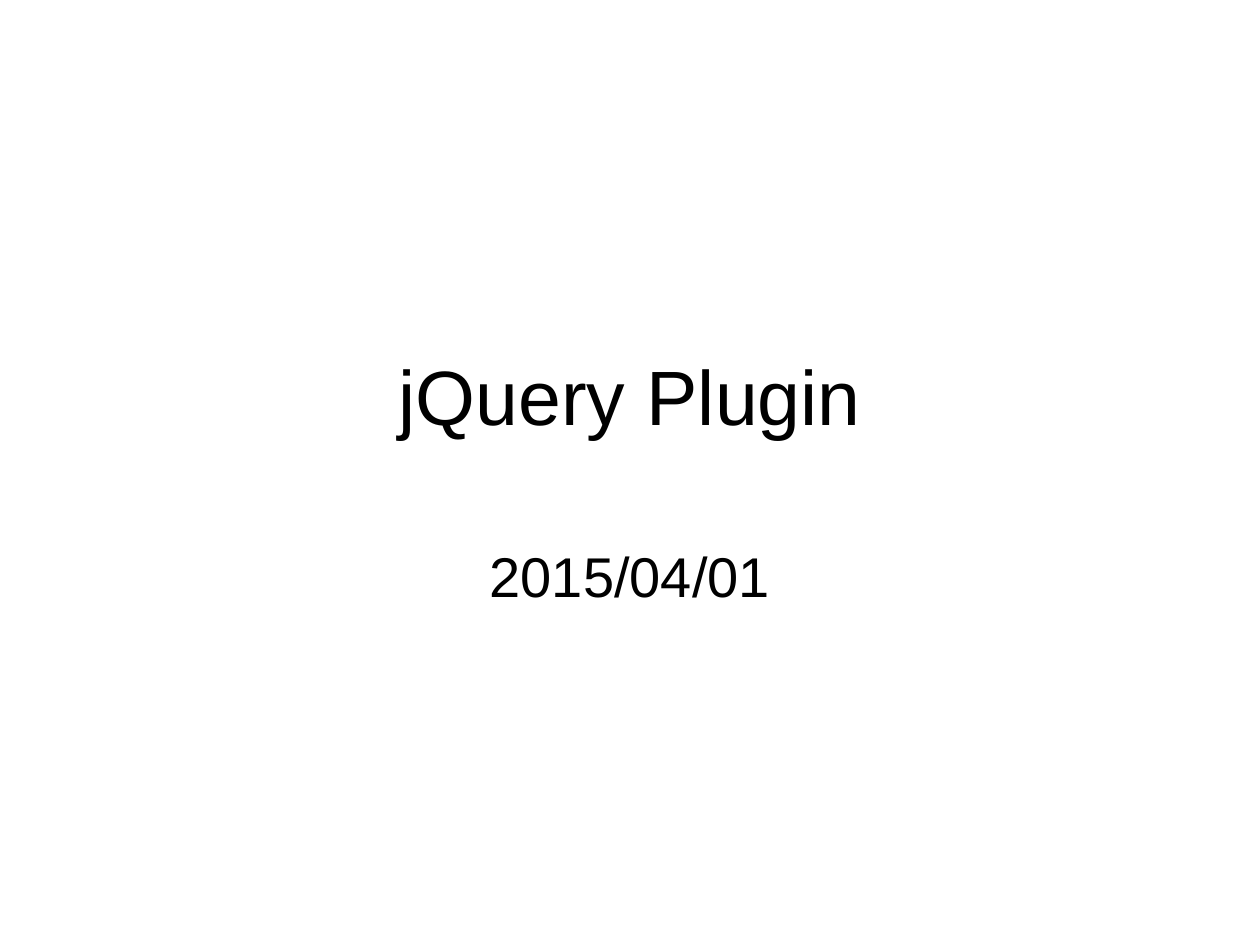
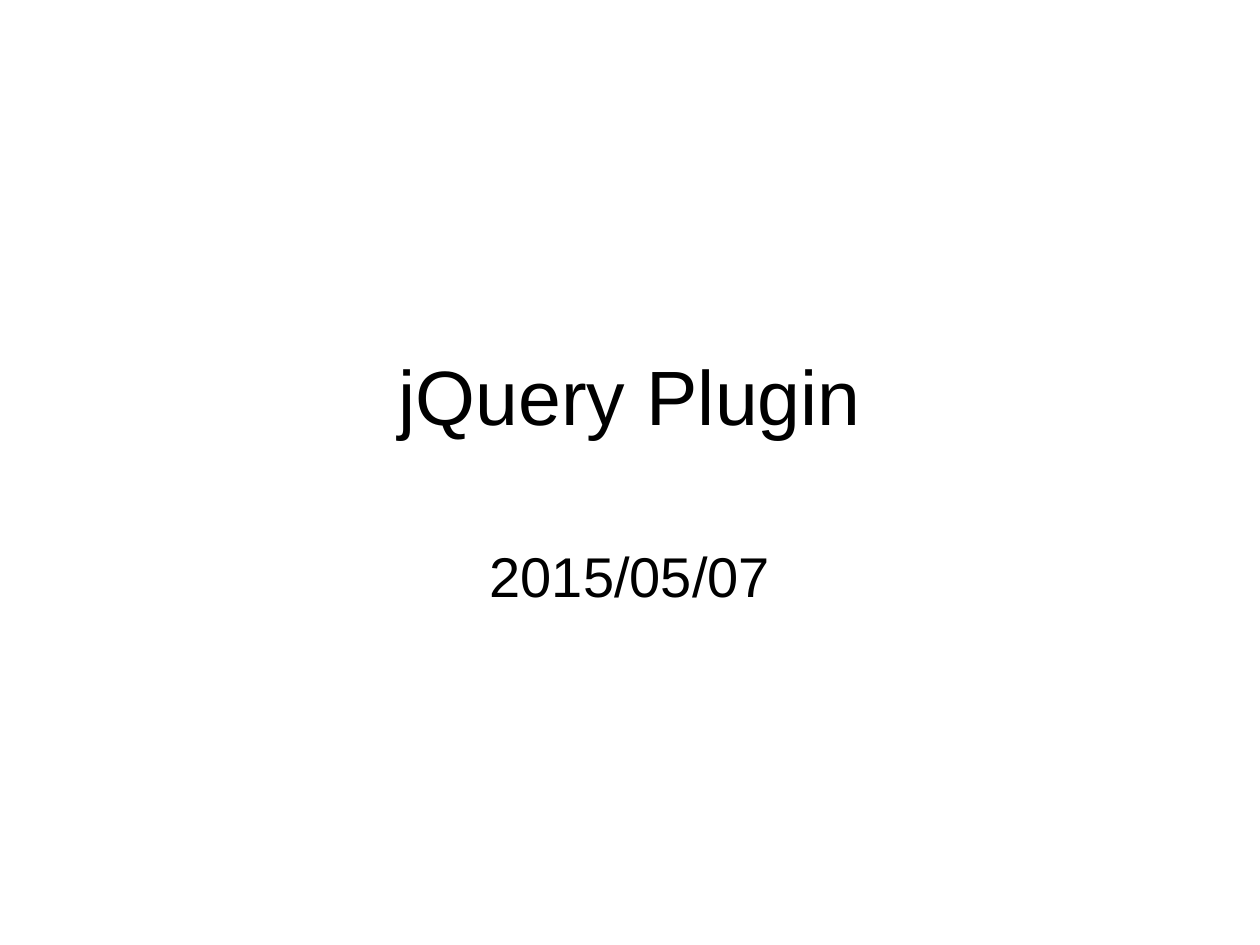
Before and after one commit to zjdgx/Study, a slide deck: slide 1 of jQueryPlugin/jQuery plugin.ppt. Drawn at 1260x945 pixels with LibreOffice and Linux fonts; fonts in the diff are those of the drawing. Boxes give left, top, right and bottom in pixels: in the first picture for what was removed or moved away, otherwise in the second. Text is boxed around its words. In the diff, an @@ line names an element or a change of style, - is before the commit and + after.

Commit message:
jQuery plugin & responsive web design.

```diff
--- a/jQueryPlugin/jQuery plugin.ppt
+++ b/jQueryPlugin/jQuery plugin.ppt
@@ subtitle at (490, 556, 770, 598): text changed @@
-2015/04/01
+2015/05/07
```
Also in this commit, not shown: 1 other slide changed, 7 other files.
